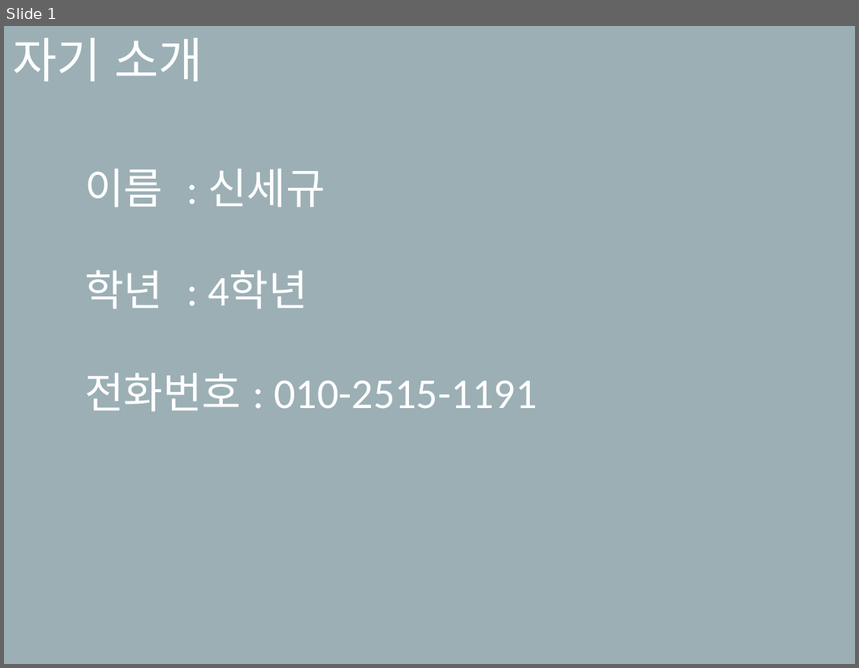
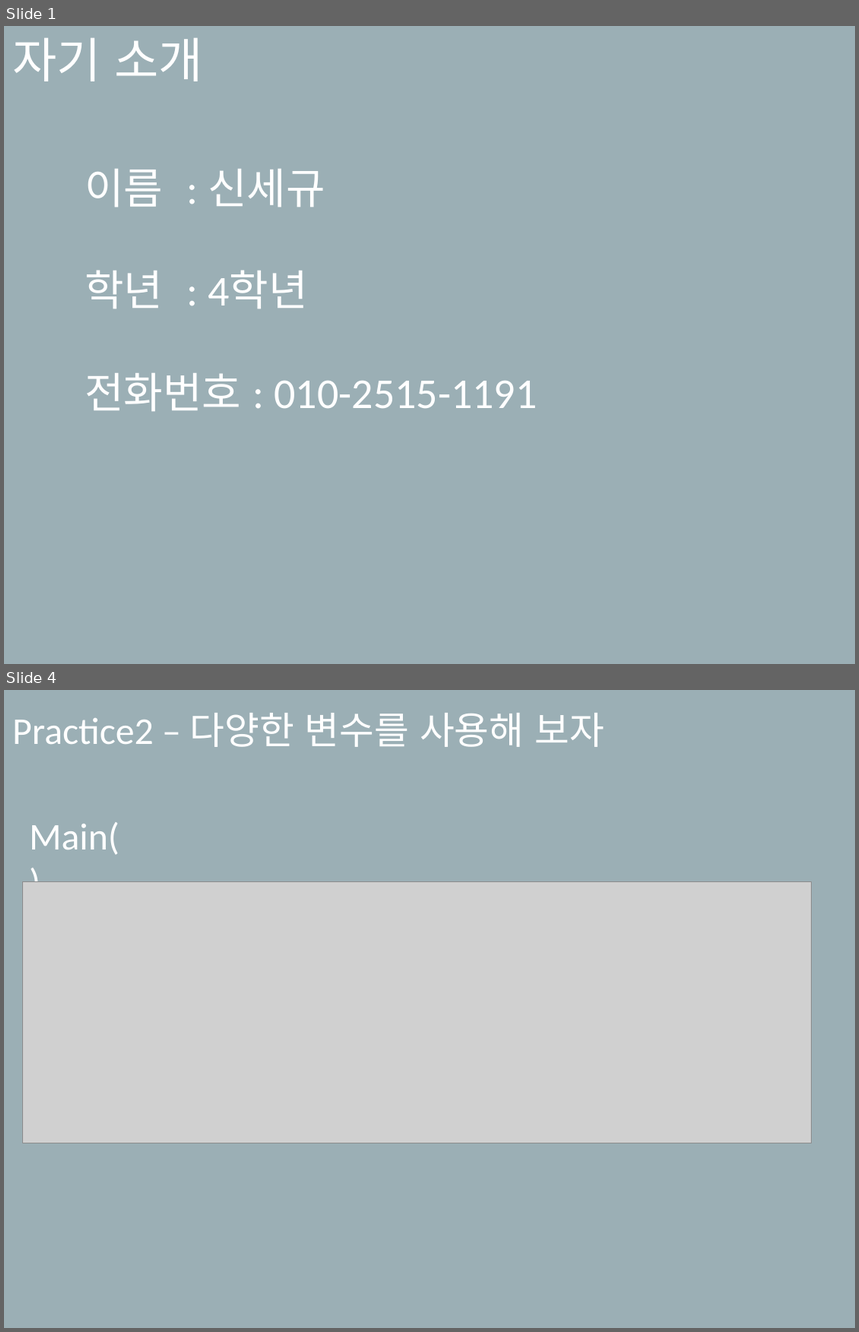
Before and after one commit to SekyuShin/Mentoring, a slide deck: 2019_Mentoring/2_weeks/멘토링_2주차.pptx. Shown one above the other, each under a label of ours: slide 1 before the commit, slides 1 and 4 after it; the slides between them are not shown. The pictures are 859x668 and 859x1332 pixels, drawn with LibreOffice and Linux fonts; fonts in the diff are those of the drawing; grey boxes stand for pictures. Boxes give left, top, right and bottom in pixels: in the first picture for what was removed or moved away, otherwise in the second. Text is boxed around its words. In the diff, an @@ line names an element or a change of style, - is before the commit and + after.

```diff
--- a/2019_Mentoring/2_weeks/멘토링_2주차.pptx
+++ b/2019_Mentoring/2_weeks/멘토링_2주차.pptx
@@ slide 4 added at [4, 690, 855, 1328], background #9BAFB5 @@
@@ subtitle added at [12, 713, 605, 747], 32 pt, text #FFFFFF @@
+Practice2 – 다양한 변수를 사용해 보자
@@ text added at [29, 822, 120, 855], 32 pt, text #FFFFFF @@
+Main()
@@ picture added at [23, 882, 812, 1143] @@
```
Also in this commit, not shown: 4 slides changed, 9 other slides added, 3 slides removed, 12 other files.
